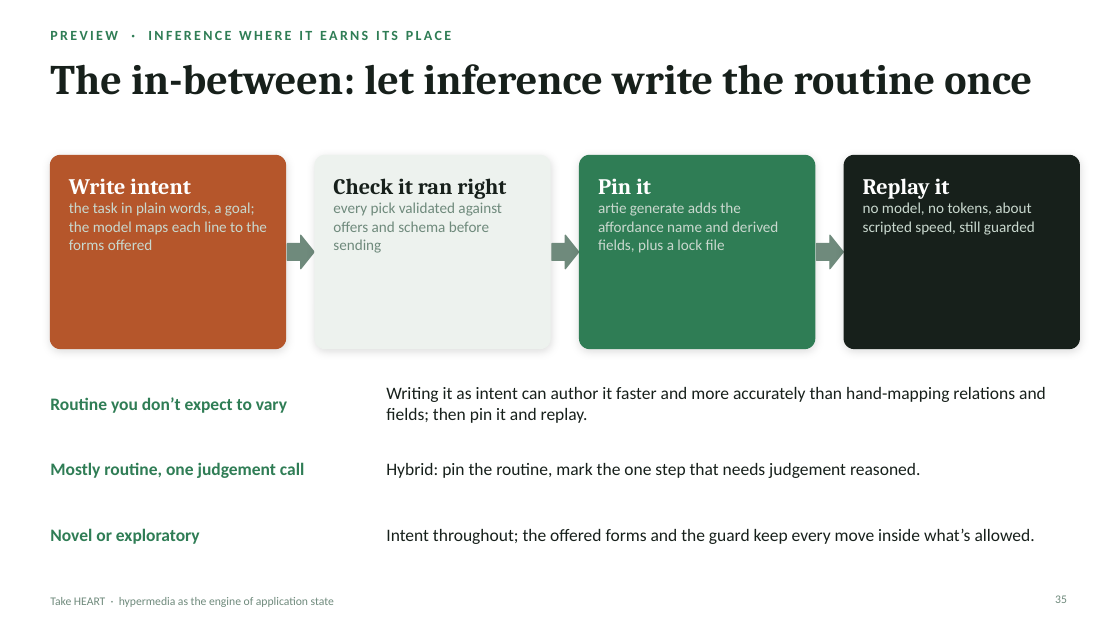
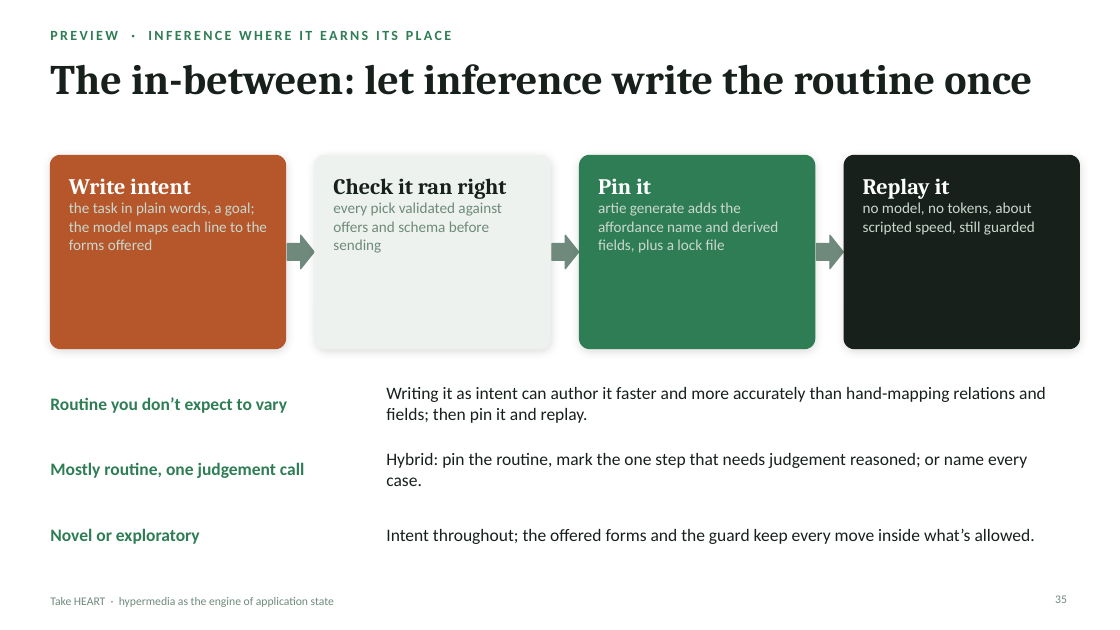
Before and after one commit to JogoShugh/heart-rise-artie, a slide deck: slide 35 of docs/decks/take-heart/Take_HEART_1_2.pptx. Drawn at 1120x630 pixels with LibreOffice and Linux fonts; fonts in the diff are those of the drawing. Boxes give left, top, right and bottom in pixels: in the first picture for what was removed or moved away, otherwise in the second. Text is boxed around its words. In the diff, an @@ line names an element or a change of style, - is before the commit and + after.

```diff
--- a/docs/decks/take-heart/Take_HEART_1_2.pptx
+++ b/docs/decks/take-heart/Take_HEART_1_2.pptx
@@ text at bbox=[386, 453, 1027, 486]: text changed @@
-Hybrid: pin the routine, mark the one step that needs judgement reasoned.
+Hybrid: pin the routine, mark the one step that needs judgement reasoned; or name every case.
```
Also in this commit, not shown: 6 other slides changed, 22 other files.
